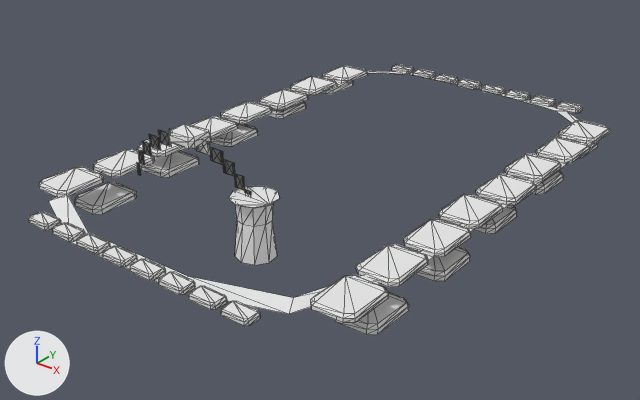
Before and after pictures for a commit that changed the OBJ model unity/Assets/RogueTactics/Art/HqRuins/Limestone.obj.
Before and after are seen from a 50 mm camera at (19.1, -25.4, 13.4) aimed at (0.4, -2.1, -1.0). Lighting does not change. The marker at lower left points along +X, +Y and +Z. The older version comes first. Mesh edges are drawn as thin lines. Where no turn or scale is listed for an object, it has been applied to the vertices. Vertices at exactly the same position are counted once.

Objects in the first picture: 'Limestone'.
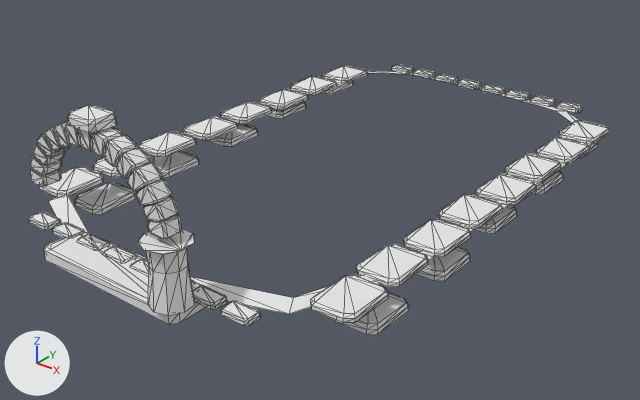
Boxes [x1, y1, x2, y2] around the edits, measured in the pictures (640 x 400 px; the box of a moved part takes in the faces that stretch with it):
part 1 of me_limestone, added: after [138, 229, 195, 315]
part 2 of me_limestone, moved or reshaped: before [168, 124, 211, 149]; after [68, 105, 117, 133]
part 3 of me_limestone, added: after [44, 232, 205, 325]
part 4 of me_limestone, moved or reshaped: before [137, 129, 280, 265]; after [30, 121, 182, 239]

Diff of the bpy script that builds the scene:
```diff
--- a/unity/Assets/RogueTactics/Art/HqRuins/Limestone.obj.py
+++ b/unity/Assets/RogueTactics/Art/HqRuins/Limestone.obj.py
@@ me_limestone @@
 # used by ob_limestone; location = (0.0, 0.0, 0.0)
-me_limestone.from_pydata(...)  # 1300 vertices, 1929 faces; spans x -7.1..7.1, y -10.9..11.0, z -1.3..3.4
+me_limestone.from_pydata(...)  # 1542 vertices, 2659 faces; spans x -7.1..7.1, y -12.3..11.0, z -1.3..5.0
+# me_limestone part 1: the loose piece of 36 vertices spanning x 1.9..3.4, y -8.8..-7.3, z 0.0..2.0 is copied, and the copy is moved by (0.0, -3.5, 0.0); it spans x 1.9..3.4, y -12.3..-10.8, z 0.0..2.0
+# me_limestone part 2: the loose piece of 24 vertices spanning x -0.6..0.6, y -8.5..-7.5, z 3.1..3.4 is moved by (0.0, -3.5, 1.6)
+# me_limestone part 3: a new loose piece of 24 vertices spanning x -3.1..3.1, y -11.9..-10.2, z -0.4..0.0, in mat_limestone (white #e7e7e7)
+# me_limestone part 4: 47 vertices moved from x -2.6..3.2, y -8.5..-7.4, z 0.0..3.3 to x -0.2..2.9, y -11.8..-11.2, z 2.2..4.6; 195 vertices removed from x -2.7..3.4, y -8.8..-7.3, z 0.0..3.3; 377 vertices added at x -3.0..3.0, y -11.8..-11.2, z 2.2..4.7
 me_limestone.materials.append(mat_limestone)
```
